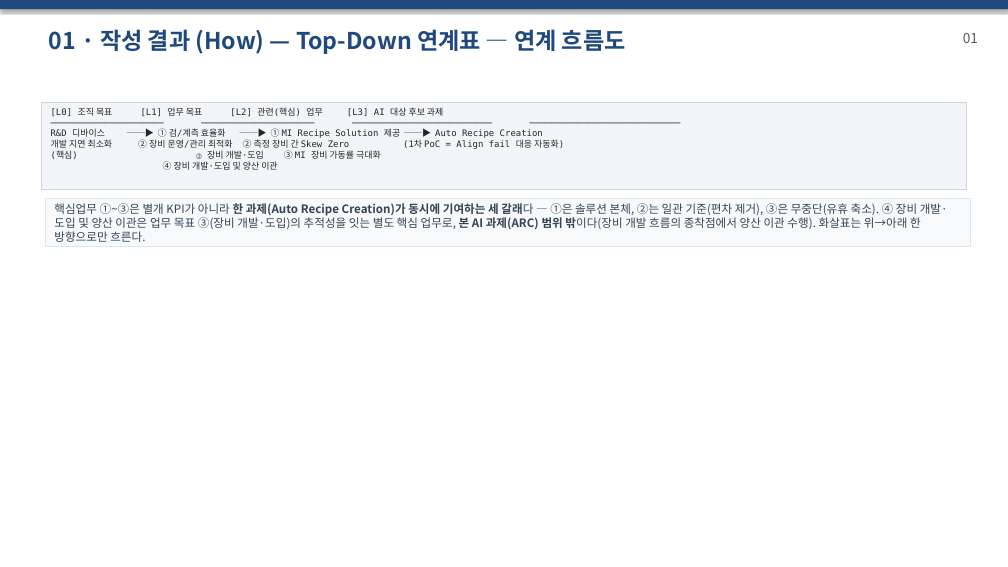
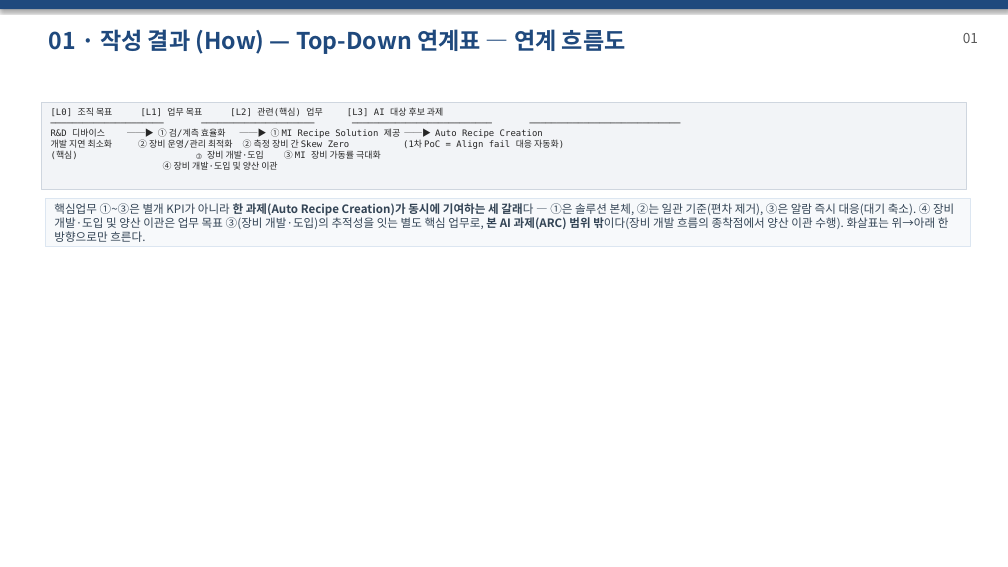
Before and after one commit to DarrenKoi/pm_notes, a slide deck: slide 4 of my-task/AIX_POC/프로젝트_smart_align_agent/07-적용_CDSEM_실행기획_세트.pptx. Drawn at 1008x567 pixels with LibreOffice and Linux fonts; fonts in the diff are those of the drawing. Boxes give left, top, right and bottom in pixels: in the first picture for what was removed or moved away, otherwise in the second. Text is boxed around its words. In the diff, an @@ line names an element or a change of style, - is before the commit and + after.

```diff
--- a/my-task/AIX_POC/프로젝트_smart_align_agent/07-적용_CDSEM_실행기획_세트.pptx
+++ b/my-task/AIX_POC/프로젝트_smart_align_agent/07-적용_CDSEM_실행기획_세트.pptx
@@ text in rectangle at bbox=[54, 203, 954, 242]: text changed @@
-핵심업무 ①~③은 별개 KPI가 아니라 한 과제(Auto Recipe Creation)가 동시에 기여하는 세 갈래다 — ①은 솔루션 본체, ②는 일관 기준(편차 제거), ③은 무중단(유휴 축소). ④ 장비 개발·도입 및 양산 이관은 업무 목표 ③(장비 개발·도입)의 추적성을 잇는 별도 핵심 업무로, 본 AI 과제(ARC) 범위 밖이다(장비 개발 흐름의 종착점에서 양산 이관 수행). 화살표는 위→아래 한 방향으로만 흐른다.
+핵심업무 ①~③은 별개 KPI가 아니라 한 과제(Auto Recipe Creation)가 동시에 기여하는 세 갈래다 — ①은 솔루션 본체, ②는 일관 기준(편차 제거), ③은 알람 즉시 대응(대기 축소). ④ 장비 개발·도입 및 양산 이관은 업무 목표 ③(장비 개발·도입)의 추적성을 잇는 별도 핵심 업무로, 본 AI 과제(ARC) 범위 밖이다(장비 개발 흐름의 종착점에서 양산 이관 수행). 화살표는 위→아래 한 방향으로만 흐른다.
```
Also in this commit, not shown: 9 other slides changed, 13 other files.
